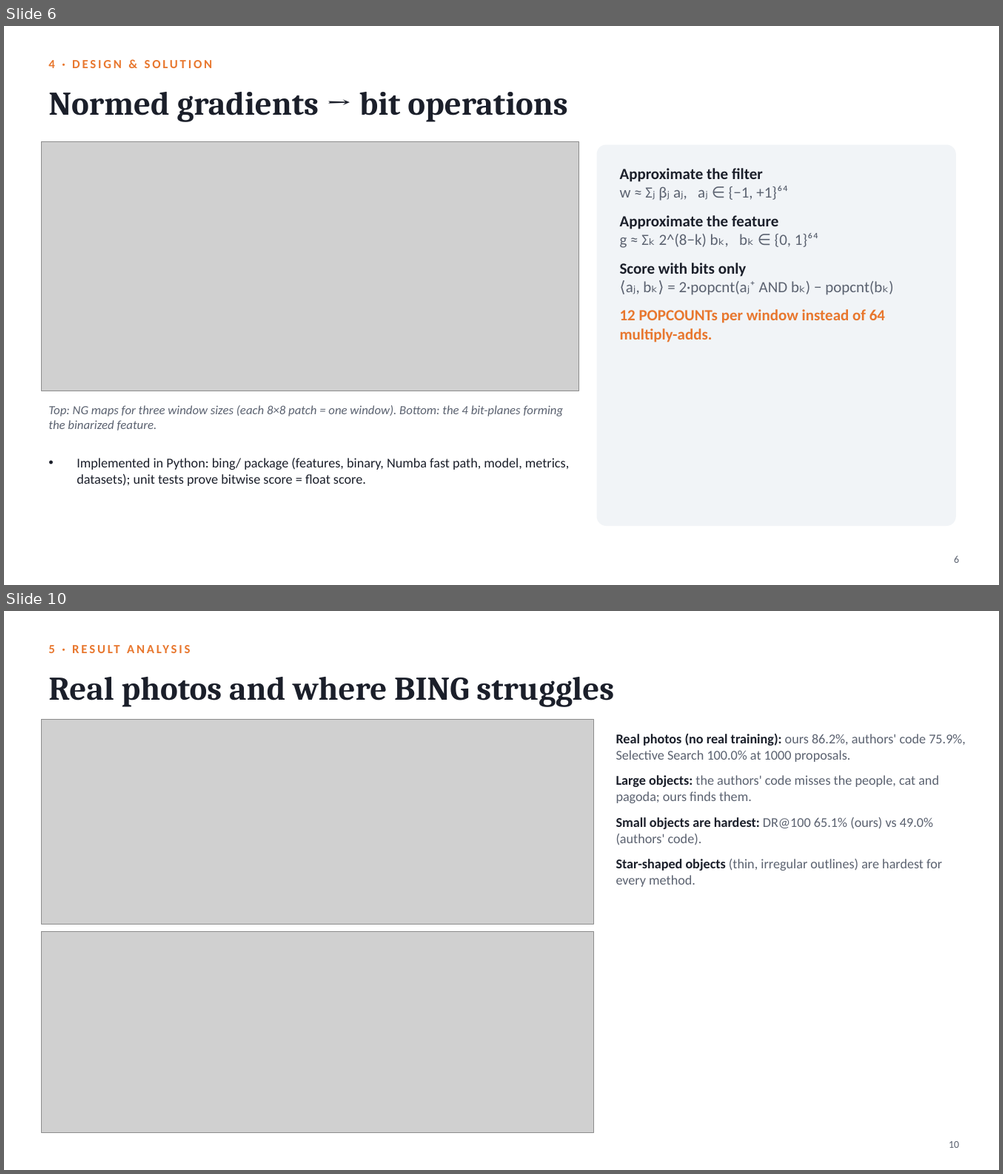
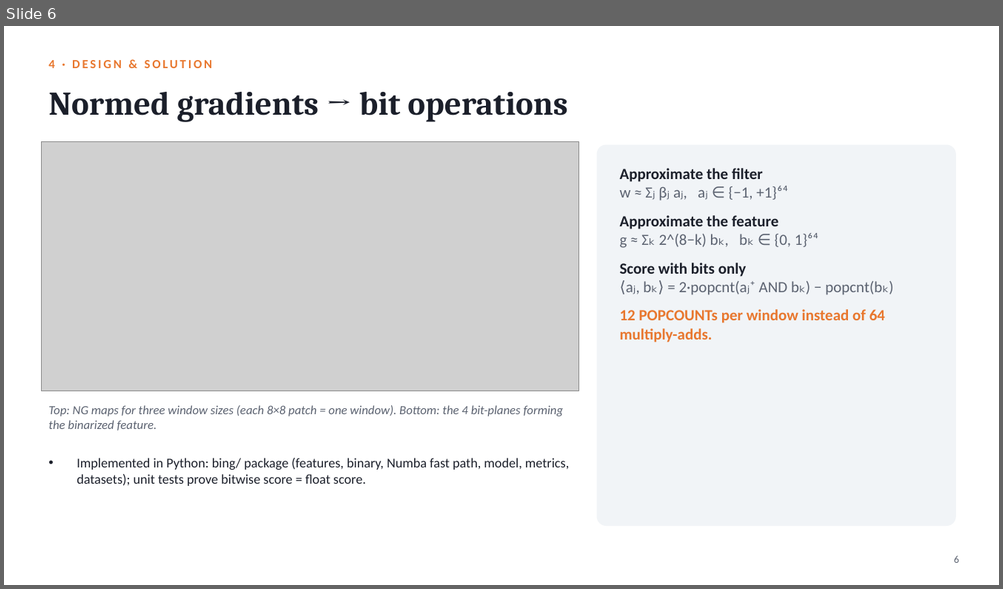
Before and after one commit to hari18305/cvprojectg10, a slide deck: presentation/BING_Objectness_Group10.pptx. Shown one above the other, each under a label of ours: slides 6 and 10 before the commit, slide 6 after it; the slides between them are not shown. The pictures are 1003x1174 and 1003x589 pixels, drawn with LibreOffice and Linux fonts; fonts in the diff are those of the drawing; grey boxes stand for pictures. Boxes give left, top, right and bottom in pixels: in the first picture for what was removed or moved away, otherwise in the second. Text is boxed around its words. In the diff, an @@ line names an element or a change of style, - is before the commit and + after.

Commit message:
Update slides and README with PASCAL VOC 2007 results

```diff
--- a/presentation/BING_Objectness_Group10.pptx
+++ b/presentation/BING_Objectness_Group10.pptx
@@ slide 10 removed at (4, 611, 999, 1170), background #FFFFFF @@
@@ text removed at (48, 645, 54, 653) @@
-5 · RESULT ANALYSIS
@@ text removed at (48, 677, 614, 707) @@
-Real photos and where BING struggles
@@ picture removed at (41, 719, 594, 924) @@
@@ text removed at (616, 733, 965, 887) @@
-• Real photos (no real training): ours 86.2%, authors' code 75.9%, Selective Search 100.0% at 1000 proposals.
-• Large objects: the authors' code misses the people, cat and pagoda; ours finds them.
-• Small objects are hardest: DR@100 65.1% (ours) vs 49.0% (authors' code).
-• Star-shaped objects (thin, irregular outlines) are hardest for every method.
@@ picture removed at (41, 932, 594, 1133) @@
@@ text removed at (948, 1142, 959, 1148) @@
-10
```
Also in this commit, not shown: 6 slides changed, 2 slides added, 1 other slide removed, 3 other files.
